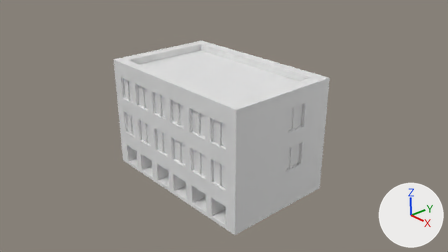
One commit to the Blender file 2013/20131118-01.blend: the scene before it, then after it.
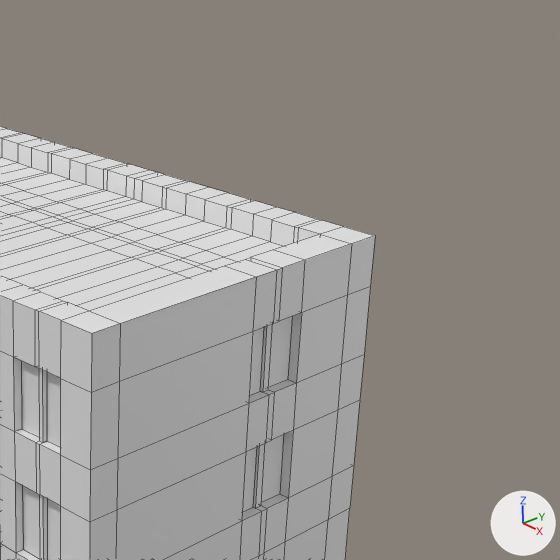
Each version appears first from the file's camera 'Camera', and next in a close-up on the part from 46% to 87% of the width and 0% to 73% of the height. The lights are fixed; the arrows at lower right show +X, +Y and +Z. The close-ups show mesh edges as thin lines.

Names of what the first close-up shows: '立方体'.
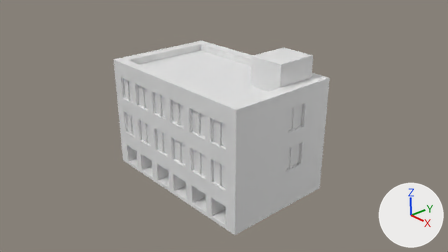
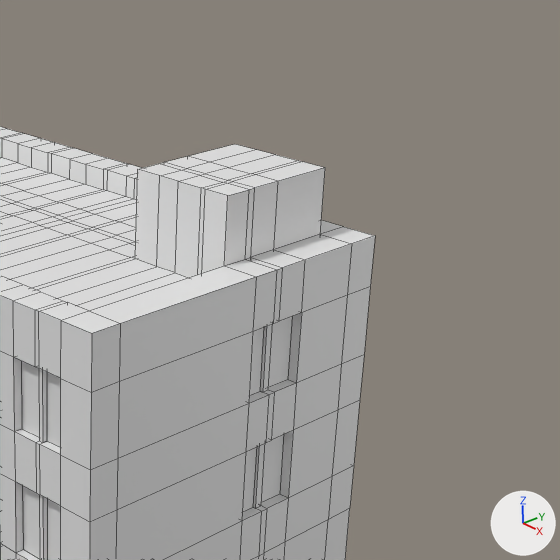
Where the change shows, as pixel boxes (x1, y1, x2, y2) in the close-ups (560 x 560 px):
```json
{"part": 1, "of": "me_立方体", "change": "built on", "before": [137, 230, 283, 278], "after": [135, 144, 325, 278]}
```

The change, as JSON lines over the scene's bpy script:
```json
{"block": "me_立方体", "where": "# used by ob_立方体; location = (0.006, 0.012, 0.954); scale = (1.57, 1.0, 1.0)"}
{"op": "remove", "block": "me_立方体", "code": "me_立方体.from_pydata(...)  # 1132 vertices, 1130 faces; spans x -1.0..1.0, y -1.0..1.0, z -1.0..1.0"}
{"op": "add", "block": "me_立方体", "code": "me_立方体.from_pydata(...)  # 1150 vertices, 1148 faces; spans x -1.0..1.0, y -1.0..1.0, z -1.0..1.36"}
{"block": "me_立方体", "change": "me_立方体 part 1"}
{"block": "me_立方体", "change": "6 vertices are removed from x 0.58..0.78, y 0.23..0.44, z 0.88"}
{"block": "me_立方体", "change": "18 faces are deleted"}
{"block": "me_立方体", "change": "6 vertices move from x 0.58..0.78, y 0.23..0.44, z 0.88 to x 0.48..0.87, y 0.07..0.81, z 1.36"}
{"block": "me_立方体", "change": "12 vertices are added at x 0.58..0.78, y 0.23..0.44, z 1.36"}
{"block": "me_立方体", "change": "12 new vertices lie (0.0, 0.0, 0.48) away from vertices in x 0.48..0.87, y 0.07..0.81, z 0.88"}
{"block": "me_立方体", "change": "36 new faces join them"}
```
